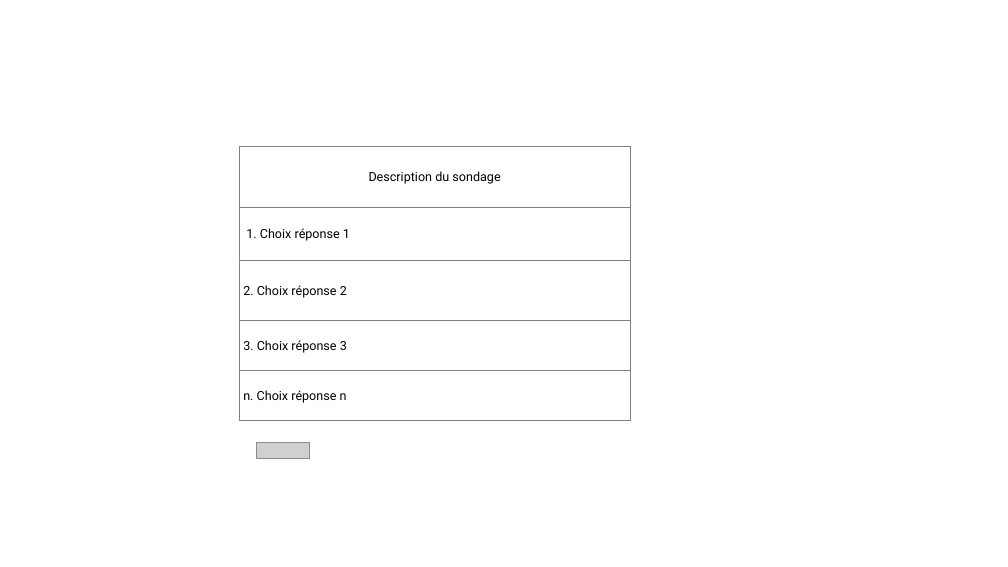
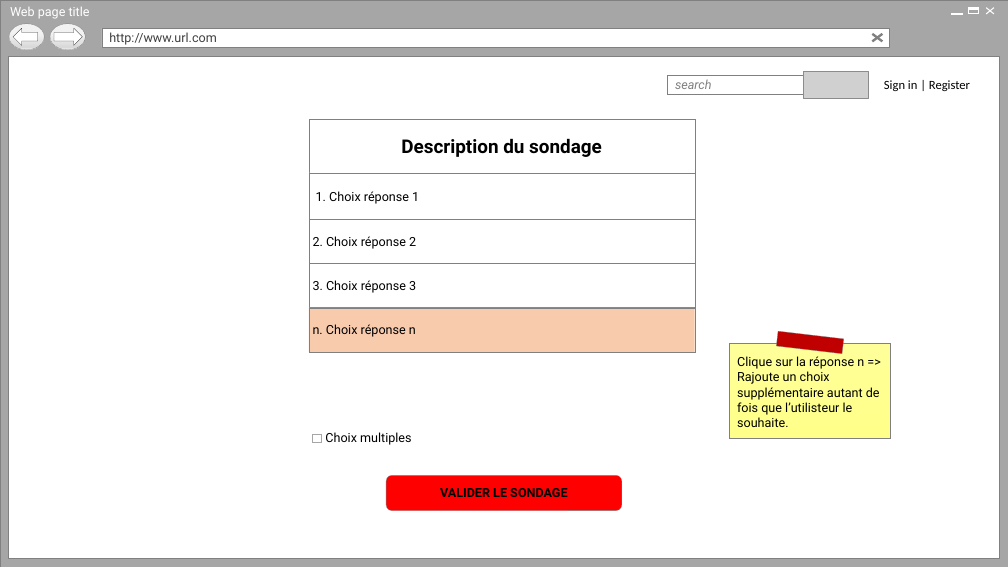
Before and after one commit to Holyz1988/PROJET1-ASP.NET, a slide deck: slide 3 of Page d’acceuil.pptx. Drawn at 1008x567 pixels with LibreOffice and Linux fonts; fonts in the diff are those of the drawing; grey boxes stand for pictures; background and template pictures are left out. Boxes give left, top, right and bottom in pixels: in the first picture for what was removed or moved away, otherwise in the second. Text is boxed around its words. In the diff, an @@ line names an element or a change of style, - is before the commit and + after.

```diff
--- a/Page d’acceuil.pptx
+++ b/Page d’acceuil.pptx
@@ group added at (0, 0, 1008, 567): 6 rectangles, 4 lines, 2 ellipses, 1 text, 1 left arrow, 1 right arrow @@
+Web page title
+http://www.url.com
@@ rectangle added at (667, 75, 859, 95), fill #FFFFFF, outline #808080 0.25 pt, 12 pt, text #808080, italic @@
+search
@@ picture added at (804, 72, 869, 98) @@
@@ text added at (884, 80, 970, 91), 12 pt, text #000000 @@
+Sign in | Register
@@ rectangle "Description du sondage": place and size @@
-rectangle "Description du sondage" at (240, 147, 630, 208)
+rectangle "Description du sondage" at (309, 119, 695, 173)
@@ rectangle "Description du sondage" at (309, 119, 695, 173): size 12 to 18 pt, bold on @@
@@ rectangle "1. Choix réponse 1": place and size @@
-rectangle "1. Choix réponse 1" at (240, 207, 630, 259)
+rectangle "1. Choix réponse 1" at (309, 173, 695, 219)
@@ rectangle "2. Choix réponse 2": place and size @@
-rectangle "2. Choix réponse 2" at (240, 259, 630, 321)
+rectangle "2. Choix réponse 2" at (309, 219, 695, 263)
@@ rectangle "3. Choix réponse 3": place and size @@
-rectangle "3. Choix réponse 3" at (240, 321, 630, 371)
+rectangle "3. Choix réponse 3" at (309, 263, 695, 307)
@@ rectangle "n. Choix réponse n": place and size @@
-rectangle "n. Choix réponse n" at (240, 371, 630, 420)
+rectangle "n. Choix réponse n" at (309, 308, 695, 352)
@@ rectangle "n. Choix réponse n" at (309, 308, 695, 352): fill #FFFFFF to #F8CBAD @@
@@ rectangle added at (730, 343, 891, 439), fill gradient #FFFF99 to #FFFF89, outline #808080 0.25 pt, 12 pt, text #000000 @@
+Clique sur la réponse n => Rajoute un choix supplémentaire autant de fois que l’utilisteur le souhaite.
@@ rectangle added at (777, 331, 844, 354), fill #C00000, outline #808080 0.25 pt @@
@@ picture removed at (256, 443, 309, 458) @@
@@ text removed at (281, 442, 302, 443) @@
-text
@@ rectangle added at (312, 434, 321, 442), fill #FFFFFF, outline #A6A6A6 0.25 pt @@
@@ text added at (325, 432, 411, 445), 12 pt, text #000000 @@
+Choix multiples
@@ rounded rectangle added at (386, 476, 622, 511), fill #FF0000, outline #808080 0.25 pt, 12 pt, text #000000, bold @@
+VALIDER LE SONDAGE
```
Also in this commit, not shown: 1 other slide changed, 2 slides added, 2 slides removed.
